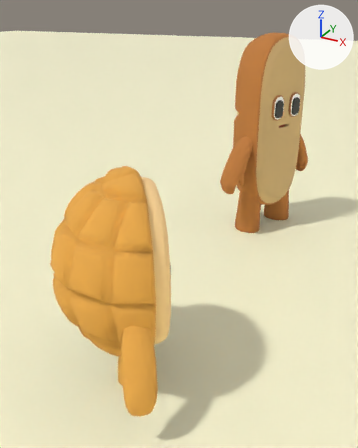
An edit to the glTF model assets/scenes/default_scene.glb, drawn before and after from the same camera.
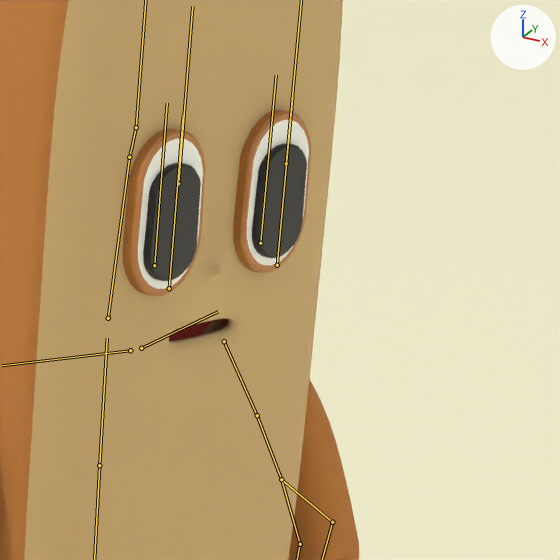
Old and new are each drawn whole from a 50 mm lens placed at (3.18, -2.553, 1.595), pointed at (1.887, -0.2, 0.419) and again close up on the part from 71% to 95% of the width and 17% to 36% of the height. The lights are fixed; the arrows at upper right show +X, +Y and +Z. The bones that bend it are drawn over the model as lines in the close-ups.

Objects in the first close-up: 'Bread Body', 'Eyes Inner', 'Eyes Outer', 'Floor', 'Hands'.
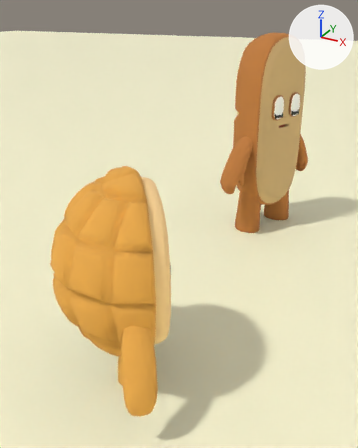
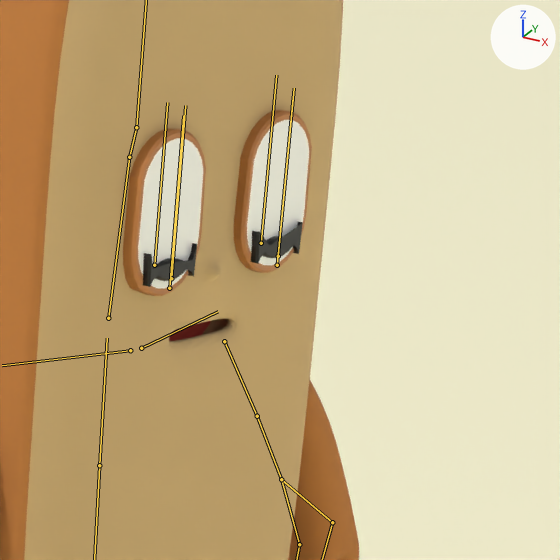
The newer file adds an action. The first version stands in its rest pose; the second is drawn at frame 15 of the action 'Baguette.Idle'.

Scene script edits in JSON lines:
```json
{"block": "bone_shoulder_l_002", "where": "bone_shoulder_l_002 = bpy.data.objects['Baguette.001'].pose.bones['shoulder.L.002']  # child of 'spine.004'"}
{"op": "set", "path": "bone_shoulder_l_002.location", "old": "(0.0, 0.0, 0.0)", "new": "(0.0, -0.101, -0.001)"}
{"block": "bone_shoulder_r_002", "where": "bone_shoulder_r_002 = bpy.data.objects['Baguette.001'].pose.bones['shoulder.R.002']  # child of 'spine.004'"}
{"op": "set", "path": "bone_shoulder_r_002.location", "old": "(0.0, 0.0, 0.0)", "new": "(0.0, -0.101, 0.001)"}
```

What differs and where, as boxes [x1, y1, x2, y2] in the close-ups (560 x 560 px):
```json
{"object": "Bread Body", "change": "posed", "before": [0, 0, 343, 560], "after": [0, 0, 343, 560]}
{"object": "Eyes Outer", "change": "posed", "before": [123, 110, 311, 296], "after": [123, 110, 312, 296]}
{"object": "Eyes Inner", "change": "posed", "before": [143, 144, 307, 281], "after": [143, 222, 303, 287], "on screen": "52% shorter"}
{"bone": "shoulder.R.002", "before": "(178, 183) to (192, 6)", "after": "(171, 278) to (185, 105)"}
```
